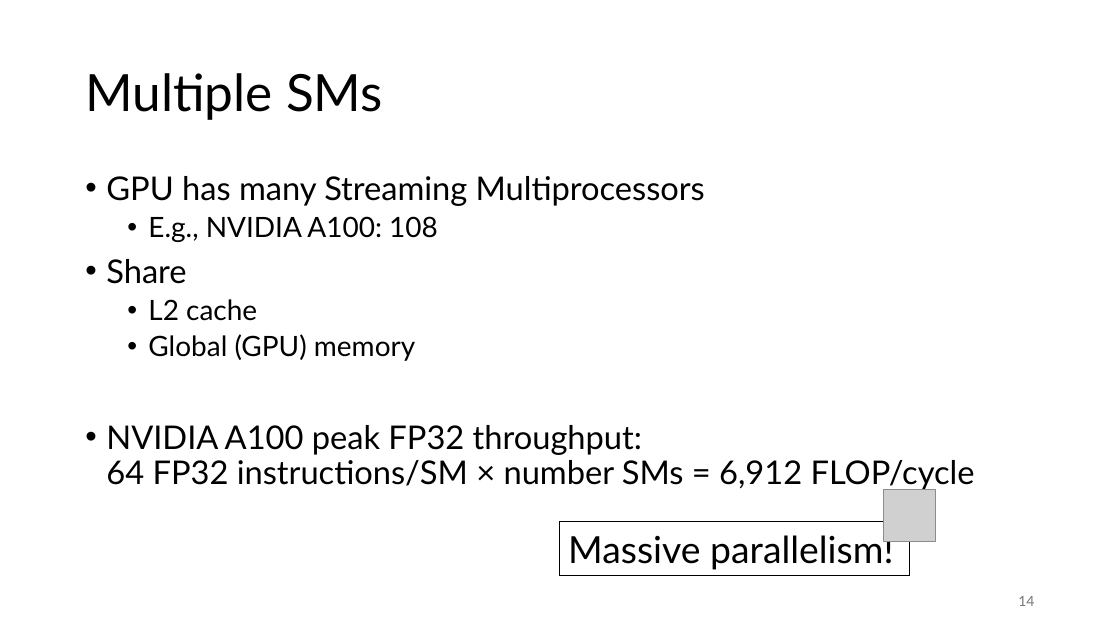
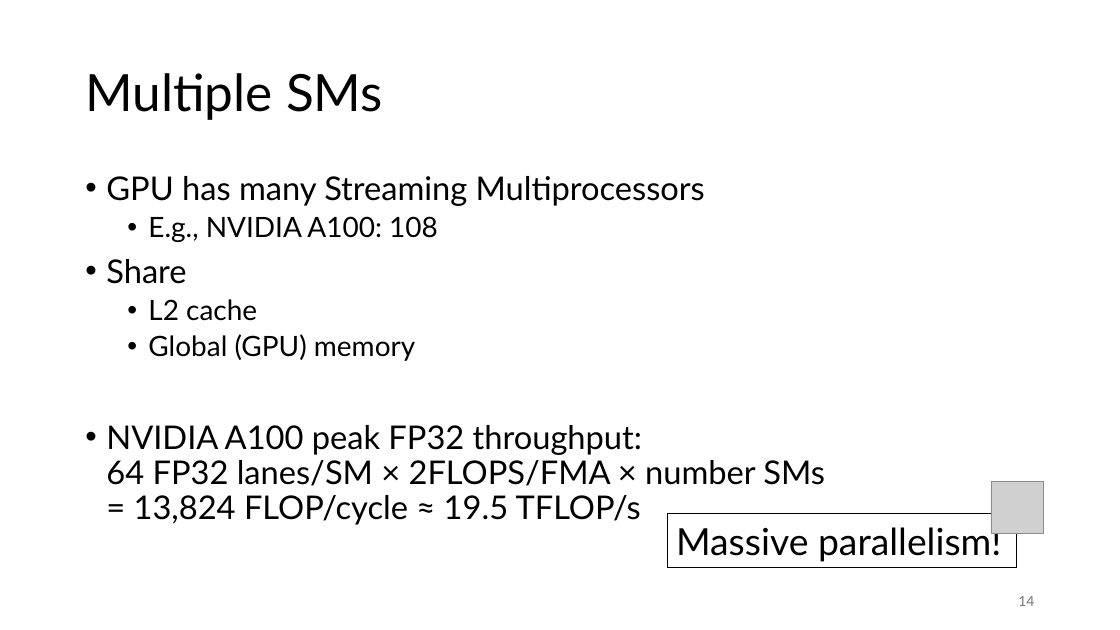
Before and after one commit to gjbex/GPU-programming, a slide deck: slide 14 of gpu_programming.pptx. Drawn at 1120x630 pixels with LibreOffice and Linux fonts; fonts in the diff are those of the drawing; grey boxes stand for pictures. Boxes give left, top, right and bottom in pixels: in the first picture for what was removed or moved away, otherwise in the second. Text is boxed around its words. In the diff, an @@ line names an element or a change of style, - is before the commit and + after.

```diff
--- a/gpu_programming.pptx
+++ b/gpu_programming.pptx
@@ text at (x1=106, y1=425, x2=825, y2=525): text changed @@
-• NVIDIA A100 peak FP32 throughput:
-  64 FP32 instructions/SM × number SMs = 6,912 FLOP/cycle
+• NVIDIA A100 peak FP32 throughput:
+  64 FP32 lanes/SM × 2FLOPS/FMA × number SMs
+  = 13,824 FLOP/cycle ≈ 19.5 TFLOP/s
@@ picture removed at (x1=883, y1=490, x2=935, y2=542) @@
@@ picture added at (x1=991, y1=481, x2=1044, y2=534) @@
@@ rectangle "Massive parallelism!" moved from (x1=560, y1=522, x2=910, y2=576) to (x1=668, y1=514, x2=1017, y2=568) @@
```
Also in this commit, not shown: 4 other slides changed, 1 other file.
